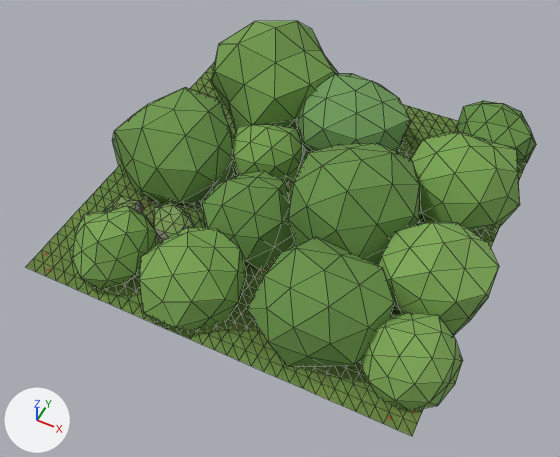
The glTF model assets/3D/forest_tiles/forest_border_full_c.glb, before and after one commit.
Both versions are drawn from a 50 mm camera at (2.37, -5.17, 6.42) aimed at (-0.03, -0.38, 0.44). Lighting does not change. The marker at lower left points along +X, +Y and +Z. The first picture is the older version. Mesh edges are drawn as thin lines. Objects named as collision shapes, trigger or cutter boxes, shadow casters or lower levels of detail are left out. Where no turn or scale is listed for an object, it has been applied to the vertices. Vertices at exactly the same position are counted once.

In view in the first picture: 'border_full_c_Ground', 'border_full_c_Undergrowth'.
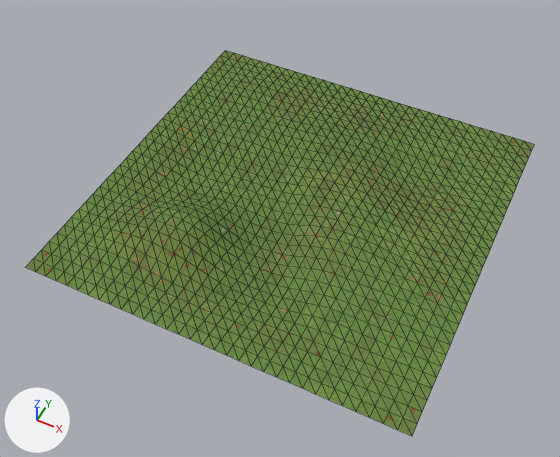
Location of each change, [x1, y1, x2, y2] in pixels of the pictures (560 x 457 px):
```json
{"object": "border_full_c_Ground", "change": "reshaped", "before": [26, 62, 526, 436], "after": [26, 50, 534, 436], "on screen": "mostly hidden before"}
{"object": "border_full_c_Undergrowth", "change": "deleted", "before": [73, 21, 536, 410], "on screen": "green"}
{"part": 1, "of": "me_border_full_c_ground", "change": "recoloured", "after": [107, 251, 118, 265]}
```

Edits to the scene script, one JSON object a line:
```json
{"block": "me_border_full_c_ground", "where": "# used by ob_border_full_c_ground; location = (0.0, 0.0, 0.0)"}
{"op": "remove", "block": "me_border_full_c_ground", "code": "me_border_full_c_ground.from_pydata(...)  # 1089 vertices, 2048 faces; spans x -2.0..2.0, y -2.0..2.0, z 0.34..0.65"}
{"op": "add", "block": "me_border_full_c_ground", "code": "me_border_full_c_ground.from_pydata(...)  # 1092 vertices, 2049 faces; spans x -2.0..2.0, y -2.0..2.0, z 0.34..0.65"}
{"block": "me_border_full_c_ground", "change": "me_border_full_c_ground part 1: 1 face spanning x -1.38..-1.25, y -1.62..-1.5, z 0.53..0.55 switches from mat_m_forestfloorfirst to mat_m_forestfloor"}
{"block": "me_border_full_c_ground", "change": "edits to the shape of me_border_full_c_ground do not show in these pictures"}
{"op": "remove", "block": "ob_border_full_c_undergrowth", "code": ["ob_border_full_c_undergrowth = bpy.data.objects.new('border_full_c_Undergrowth', me_border_full_c_undergrowth)", "ob_border_full_c_undergrowth.location = (0.0, 0.0, 0.0)"]}
```
